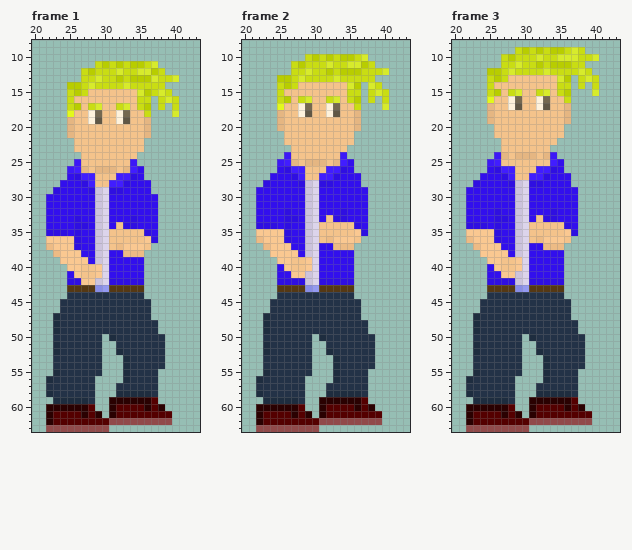
Pixel-art file, stored at Assets/art/MainCharacters/Liam/ATTEMPT3/Combat/liamCombatIdleR.aseprite. Above: the version before the commit.
64x64 pixels, 5 frames. Pixels under 10% opacity are left out. Colours within 5 levels of each other are drawn and written as one. Shown: frame 1: x 20..43, y 8..63; frame 2: x 20..43, y 8..63; frame 3: x 20..43, y 8..63. The commit also changed other frames, which this record leaves out.
After the commit:
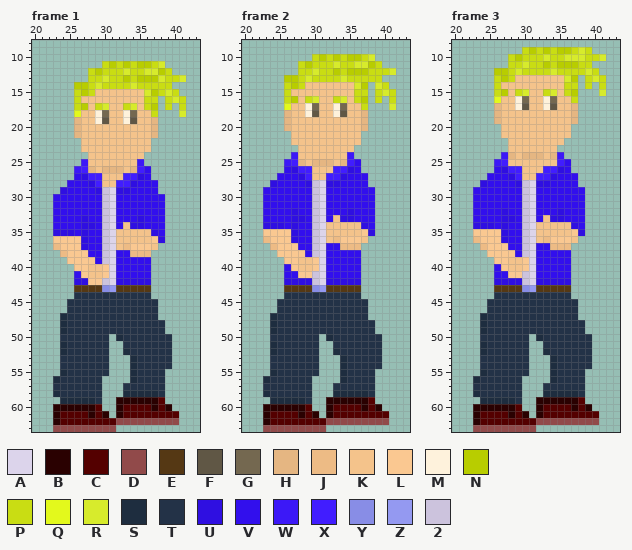
Palette (. is transparent): A #dcd4eb  B #2a0101  C #540000  D #914a4a  E #553814  F #605745  G #746850  H #e5b682  J #edbb85  K #f4c38b  L #fac891  M #fef2dc  N #b8cd00  P #c9dd13  Q #e3f91c  R #d7eb2c  S #1e2d3f  T #233247  U #2f0fe1  V #320fed  W #3c18f7  X #411dff  Y #888de6  Z #9499f1  2 #ccc3dd
Changes in this commit:
Changed rows in their new state; - is an unchanged pixel.
Frame 1:
first column x 22:
11 -------.PNPNP-NPR---
12 -----.PN--PR-P-RNP--
13 -----.-PR-PNP--NR-PR
14 ---.-NPR---PR----P--
15 ---.PNP------KRNPRP-
16 ---.P--------K-P.PRP
17 ---.PNKPR-KPRKPN.P.P
18 ---.Q-KMG-KMG-KP--.R
19 ---.H-KMF-KMF-KH----
20 ---.H---------KH----
21 ---.H---------KH----
22 ----.---------K-----
23 ----.---------K-----
24 -----.-------K------
25 ----.W------KW------
26 ---.WXHK--HKHXV-----
27 ---.VU-X--K-XUV-----
28 --.--VUX-K-XU--V----
29 -.U---VU2A-U---V----
30 .------V2A------V---
31 .------V2A------V---
32 .------V2A------V---
33 .---VU-V2A--VU--V---
34 .---V-UV2AVK-U--V---
35 .--UVU-V2A----KUV---
36 .---LU-V2A----KLU---
37 .J--LU-V2AKJ--LK----
38 -.J--L-V2A-V--J-----
39 --.---LV2A----V-----
40 ---.-L-KLA----V-----
41 ---.VL-KLA----V-----
42 ---.-U-L2A----U-----
43 ---.---EYZ----E-----
44 ---.----------T-----
45 --.------------T----
46 --.------------T----
47 -.S------------T----
48 -.S-------------T---
49 -.S-------------T---
50 -.------T.S------T--
51 -.S-----T-.------T--
52 -.S-----T-.S-----T--
53 -.------T--.S----T--
54 -.------T--.S----T--
55 -.S-----T--.S---T---
56 .S-----T---.S---T---
57 .------T--.-----T---
58 .S-----T--.----ST---
59 -.----ST-.-----BC---
60 .-----BC-.B---CBCB--
61 .B---CBCB.B-------C-
62 .B-------C--------D-
63 .--------D----------
Frame 2:
first column x 22:
10 -------.PNPNP-NPR---
11 -----.PN--PR-P-RNP--
12 -----.-PR-PNP--N--PR
13 ---.-NPR---PR----P--
14 ---.PNP------KRN.RP-
15 ---.P--------K-P.PRP
16 ---.PNKPR-KPRKPN.P.P
17 ---.Q-KMG-KMG-KP--.R
18 ---.H-KMF-KMF-KH----
19 ---.H---------KH----
20 ---.H---------KH----
21 ----.---------K-----
22 ----.---------K-----
23 -----.-------K------
24 ----.W------KW------
25 ---.WXHK--HKHXV-----
26 ---.VU-X--K-XUV-----
27 --.--VUX-K-XU--V----
28 -.U---VU2A-U---V----
29 .------V2A------V---
30 .------V2A------V---
31 .------V2A------V---
32 .---VU-V2A--VU--V---
33 .---V-UV2AVK-U--V---
34 .--UVU-V2A----KUV---
35 .---LU-V2A----KLU---
36 .J--LU-V2AKJ--LK----
37 -.J--L-V2A-V--J-----
38 --.---LV2A----V-----
39 ---.-L-KLA----V-----
40 ---.VL-KLA----V-----
41 ---.-V-L2A----V-----
42 ---.---U2A----U-----
43 ---.---EYZ----E-----
44 ---.----------T-----
45 --.------------T----
46 --.------------T----
47 -.S------------T----
48 -.S-------------T---
49 -.S-------------T---
50 -.------T.S------T--
51 -.S-----T-.------T--
52 -.S-----T-.S-----T--
53 -.------T--.S----T--
54 -.------T--.S----T--
55 -.S-----T--.S---T---
56 .S-----T---.S---T---
57 .------T--.-----T---
58 .S-----T--.----ST---
59 -.----ST-.-----BC---
60 .-----BC-.B---CBCB--
61 .B---CBCB.B-------C-
62 .B-------C--------D-
63 .--------D----------
Frame 3:
first column x 22:
 9 -------.PNPNP-NPRP--
10 -----.PN--PR-P--R-PR
11 -----.-PR-PNP--N-P--
12 ---.-NPR---PR---PRP-
13 ---.PNP------KRN.PRP
14 ---.P--------K-P.P.P
15 ---.PNKPR-KPRKPN--.R
16 ---.Q-KMG-KMG-KP----
17 ---.H-KMF-KMF-KH----
18 ---.H---------KH----
19 ---.H---------KH----
20 ----.---------K-----
21 ----.---------K-----
22 -----.-------K------
23 -----.------K-------
24 ----.WHK--HKHW------
25 ---.WX------KXV-----
26 ---.VU-X--K-XUV-----
27 --.--VUX-K-XU--V----
28 -.U---VU2A-U---V----
29 .------V2A------V---
30 .------V2A------V---
31 .------V2A------V---
32 .---VU-V2A--VU--V---
33 .---V-UV2AVK-U--V---
34 .--UVU-V2A----KUV---
35 .---LU-V2A----KLU---
36 .J--LU-V2AKJ--LK----
37 -.J--L-V2A-V--J-----
38 --.---LV2A----V-----
39 ---.-L-KLA----V-----
40 ---.VL-KLA----V-----
41 ---.-V-L2A----V-----
42 ---.---U2A----U-----
43 ---.---EYZ----E-----
44 ---.----------T-----
45 --.------------T----
46 --.------------T----
47 -.S------------T----
48 -.S-------------T---
49 -.S-------------T---
50 -.------T.S------T--
51 -.S-----T-.------T--
52 -.S-----T-.S-----T--
53 -.------T--.S----T--
54 -.------T--.S----T--
55 -.S-----T--.S---T---
56 .S-----T---.S---T---
57 .------T--.-----T---
58 .S-----T--.----ST---
59 -.----ST-.-----BC---
60 .-----BC-.B---CBCB--
61 .B---CBCB.B-------C-
62 .B-------C--------D-
63 .--------D----------
Where, in picture pixels (left, top, right, bottom), the same in both pictures:
changed: (46, 61, 186, 432)
changed: (256, 54, 396, 432)
changed: (466, 47, 606, 432)
